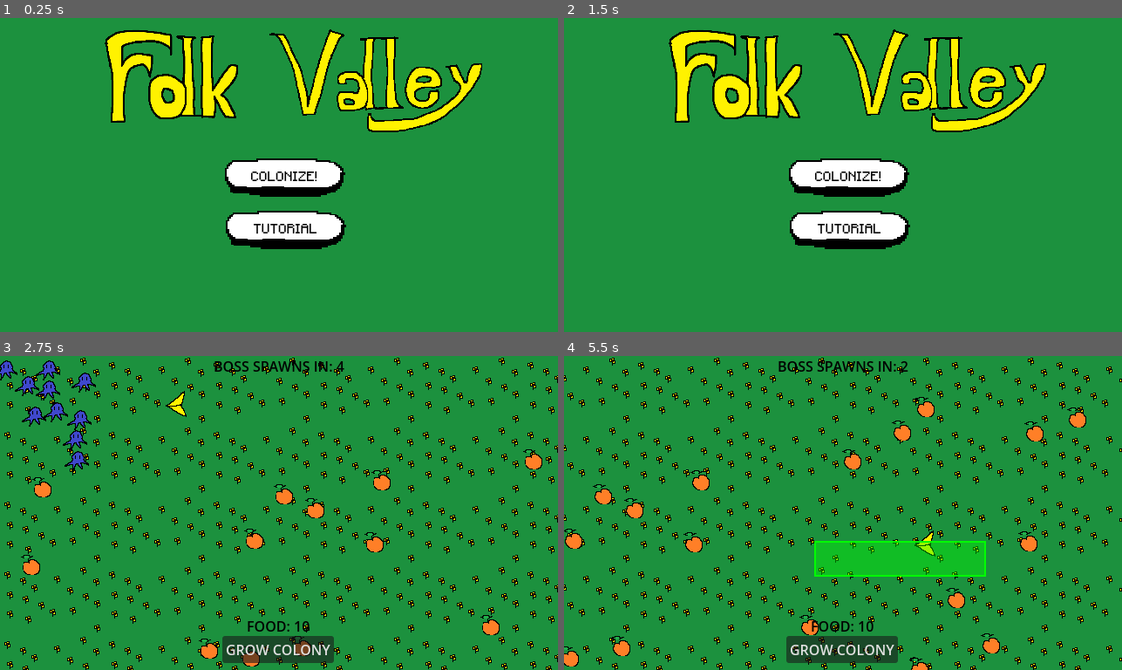
Above: before the commit, frames 1-4 (two rows, left to right).
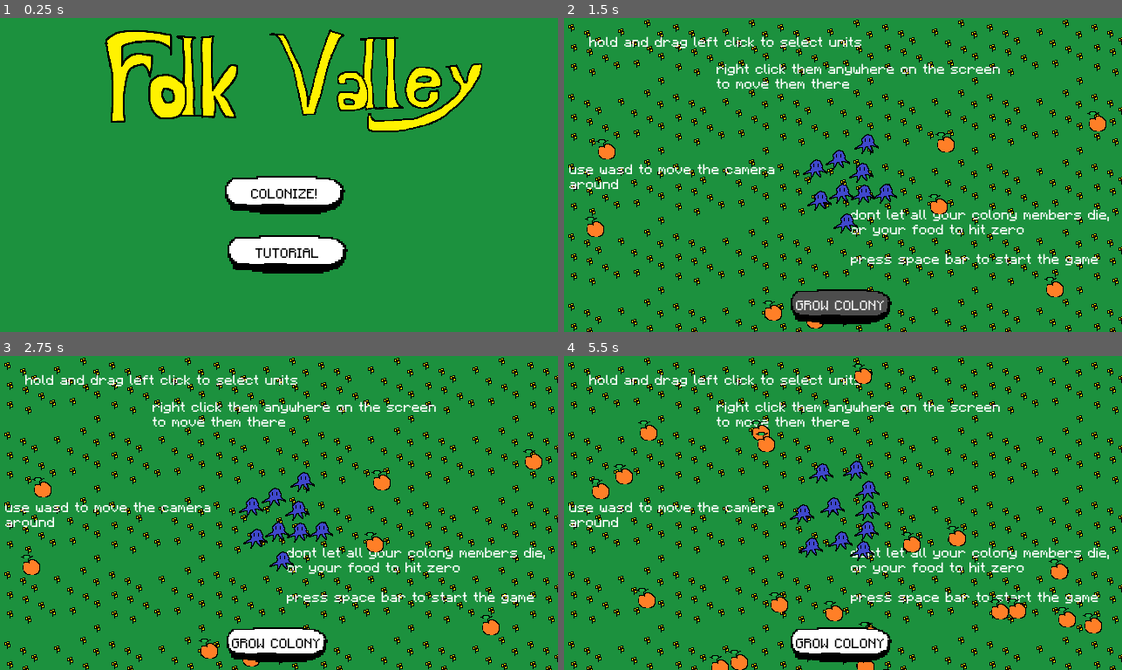
Above: after the commit, the same moments.

Repository: wheatgreaser/folkvalleygame
Game: Godot game, scene res://src/core/MainGame.tscn
The game is run twice, just before and just after one commit, with the same random seed, the same clock (stepped at 60 frames per second) and the same inputs. The project has no main scene, so this scene is started directly.
Inputs (mouse positions are in pixels of both pictures, inside the frame that each line leads up to):
- Up to frame 1 (0.25 s): no input
- Up to frame 2 (1.5 s): click "TUTORIAL" at 0.5 s; click (843, 306) at 1.25 s, where only the run after the commit has a clickable "GROW COLONY"
- Up to frame 3 (2.75 s): click "COLONIZE!" at 2 s
- Up to frame 4 (5.5 s): tap Enter at 2.75, 3.5, 4.25 s; drag from (647, 381) to (642, 459) at 2.77 s; drag from (614, 368) to (742, 406) at 3.52 s; move the mouse to (642, 459) at 4.27 s; hold D (right) 4.28-5 s; hold Space (space, bound only after the commit) 4.28-5 s; click (642, 459) at 4.35 s; drag from (815, 575) to (982, 541) at 5.02 s

The runs differ from the first frame. In frame 1, 6.7% of the frame differs, in the area x 40-63%, y 44-82%; in frame 2, 24%; in frame 3, 8.6%; in frame 4, 25%, in the area x 0-100%, y 0-100%.

Commit message:
feat: tutorial and fixed the spawn bug

Diff:
--- a/project.godot
+++ b/project.godot
@@ -61,6 +61,11 @@
 "events": [Object(InputEventMouseButton,"resource_local_to_scene":false,"resource_name":"","device":-1,"window_id":0,"a …(257 unchanged characters)…
 ]
 }
+space={
+"deadzone": 0.2,
+"events": [Object(InputEventKey,"resource_local_to_scene":false,"resource_name":"","device":-1,"window_id":0,"alt_pressed":false,"shift_pressed":false,"ctrl_pressed":false,"meta_pressed":false,"pressed":false,"keycode":0,"physical_keycode":32,"key_label":0,"unicode":32,"location":0,"echo":false,"script":null)
+]
+}
 
 [physics]
 
--- a/src/core/main_game.gd
+++ b/src/core/main_game.gd
@@ -11,6 +11,7 @@
 const ENEMY_SPAWNER_UID : String = "uid://dc2e6dp30r553"
 const BOSS_SPAWNER_UID : String = "uid://b7aq6usxu1r12"
 const TITLE_SCREEN_UID : String = "uid://qs1wgpqx7shp"
+const TUTORIAL_SCENE_UID : String = "uid://b4j8lxbf2qt8e"
 
 var player_scene : PackedScene = preload(PLAYER_SCENE_UID)
 var camera_scene : PackedScene = preload(CAMERA_UID)
@@ -83,13 +84,20 @@
 func _ready() -> void:
 	_load_level()
 	var colonize_button : Button = get_node("%LevelRoot/TitleScreen/Colonize")
+	var tutorial_button : Button = get_node("%LevelRoot/TitleScreen/Tutorial")
 	colonize_button.button_down.connect(_colonize_button_down)
+	tutorial_button.button_down.connect(_tutorial_button_down)
 
 func _process(_delta: float) -> void:
 	pass
 
 func _load_game_scene() -> void:
 	var level_scene : PackedScene = preload(LEVEL_SCENE_UID)
+	var level : Node2D = level_scene.instantiate()
+	level_root.add_child(level)
+
+func _load_tut_scene() -> void:
+	var level_scene : PackedScene = preload(TUTORIAL_SCENE_UID)
 	var level : Node2D = level_scene.instantiate()
 	level_root.add_child(level)
 
@@ -107,3 +115,10 @@
 
 func _colonize_button_down() -> void:
 	_load_game()
+
+func _tutorial_button_down() -> void:
+	_load_tut_scene()
+	_camera_init()
+	_selector_init()
+	_starting_soldiers()
+	_starting_food()
--- a/src/gameplay/boss/boss_spawner.tscn
+++ b/src/gameplay/boss/boss_spawner.tscn
@@ -1,6 +1,7 @@
 [gd_scene format=3 uid="uid://b7aq6usxu1r12"]
 
 [ext_resource type="Script" uid="uid://ynqp25m7yuo3" path="res://src/gameplay/boss/boss_spawner.gd" id="1_6yajg"]
+[ext_resource type="FontFile" uid="uid://bu7ygqw80sxn2" path="res://assets/fonts/MinecraftRegular-Bmg3.otf" id="2_gsopn"]
 
 [node name="BossSpawner" type="Node2D" unique_id=1976805262]
 script = ExtResource("1_6yajg")
@@ -34,6 +35,7 @@
 grow_vertical = 0
 mouse_filter = 2
 theme_override_colors/default_color = Color(0, 0, 0, 1)
+theme_override_fonts/normal_font = ExtResource("2_gsopn")
 text = "Time Left"
 horizontal_alignment = 1
 
--- a/src/gameplay/camera/camera.gd
+++ b/src/gameplay/camera/camera.gd
@@ -1,10 +1,10 @@
 extends Camera2D
 
 @export var speed: float = 400
-@export var start_pos:= Vector2(320,180)
+@export var start_pos:= Vector2(0,0)
 
 func _ready() -> void:
-	global_position = start_pos
+	pass
 
 func get_input() -> Vector2:
 	var input_direction : Vector2 = Input.get_vector("left", "right", "up", "down")
--- a/src/gameplay/food/food_display.tscn
+++ b/src/gameplay/food/food_display.tscn
@@ -1,6 +1,7 @@
 [gd_scene format=3 uid="uid://gcw7vctcsb3g"]
 
 [ext_resource type="Script" uid="uid://bauqqhml3dgb7" path="res://src/gameplay/food/food_display.gd" id="1_2hpwr"]
+[ext_resource type="FontFile" uid="uid://bu7ygqw80sxn2" path="res://assets/fonts/MinecraftRegular-Bmg3.otf" id="2_vn6ij"]
 
 [node name="FoodDisplay" type="Control" unique_id=1836098880]
 layout_mode = 3
@@ -20,13 +21,14 @@
 anchor_right = 0.5
 anchor_bottom = 1.0
 offset_left = -50.0
-offset_top = -70.0
+offset_top = -80.0
 offset_right = 50.0
-offset_bottom = -30.0
+offset_bottom = -40.0
 grow_horizontal = 2
 grow_vertical = 0
 pivot_offset = Vector2(50, 20)
 theme_override_colors/default_color = Color(0, 0, 0, 1)
+theme_override_fonts/normal_font = ExtResource("2_vn6ij")
 theme_override_font_sizes/normal_font_size = 16
 text = "FOOD: 10"
 horizontal_alignment = 1
--- a/src/gameplay/soldiers/soldierspawner.gd
+++ b/src/gameplay/soldiers/soldierspawner.gd
@@ -8,10 +8,14 @@
 	var soldier_scene : PackedScene = load(SOLDIER_SCENE_UID)
 	for x : int in num_spawn:
 		var soldier : CharacterBody2D = soldier_scene.instantiate()
-		soldier.position = Vector2(0 + rng.randi()%100,0 + rng.randi()%100)
+		soldier.position = Vector2(rng.randi_range(-10, 10), rng.randi_range(-10, 10)) + get_viewport().get_camera_2d().global_position
 		add_child(soldier)
 
 func _on_button_button_down() -> void:
 	if Food.food_count > 5:
 		spawn_soldiers(1)
 		Food.food_count -= 5
+
+func _process(delta: float) -> void:
+	#global_position = get_viewport().get_camera_2d().global_position
+	pass
--- a/src/gameplay/soldiers/soldierspawner.tscn
+++ b/src/gameplay/soldiers/soldierspawner.tscn
@@ -1,6 +1,7 @@
 [gd_scene format=3 uid="uid://c5i6caid80xkq"]
 
 [ext_resource type="Script" uid="uid://bvmy3h1f4swue" path="res://src/gameplay/soldiers/soldierspawner.gd" id="1_ccyr3"]
+[ext_resource type="Theme" uid="uid://cbmml1c8rp2xq" path="res://src/resources/button.tres" id="2_0r7py"]
 
 [node name="Soldierspawner" type="Node2D" unique_id=1090851179]
 script = ExtResource("1_ccyr3")
@@ -24,12 +25,13 @@
 anchor_top = 1.0
 anchor_right = 0.5
 anchor_bottom = 1.0
-offset_left = -65.0
-offset_top = -39.0
-offset_right = 63.0
-offset_bottom = -8.0
+offset_left = -60.0
+offset_top = -49.0
+offset_right = 56.0
+offset_bottom = -9.0
 grow_horizontal = 2
 grow_vertical = 0
+theme = ExtResource("2_0r7py")
 text = "GROW COLONY
 "
 
--- a/src/levels/TitleScreen.tscn
+++ b/src/levels/TitleScreen.tscn
@@ -22,17 +22,17 @@
 [node name="Colonize" type="Button" parent="." unique_id=28728879]
 layout_mode = 0
 offset_left = 258.0
-offset_top = 161.0
+offset_top = 181.0
 offset_right = 396.0
-offset_bottom = 205.0
+offset_bottom = 225.0
 theme = ExtResource("2_tjnh7")
 text = "COLONIZE!"
 
 [node name="Tutorial" type="Button" parent="." unique_id=268714539]
 layout_mode = 0
-offset_left = 259.0
-offset_top = 221.0
-offset_right = 397.0
-offset_bottom = 265.0
+offset_left = 261.0
+offset_top = 249.0
+offset_right = 399.0
+offset_bottom = 293.0
 theme = ExtResource("2_tjnh7")
 text = "TUTORIAL"
--- a/src/levels/death.tscn
+++ b/src/levels/death.tscn
@@ -1,6 +1,13 @@
 [gd_scene format=3 uid="uid://27jb8equgxex"]
 
 [ext_resource type="Script" uid="uid://ds5jcesylovxt" path="res://src/levels/death.gd" id="1_6sgta"]
+[ext_resource type="Texture2D" uid="uid://jl3dewcvf30j" path="res://assets/levelbg/tutorialbg.png" id="2_okuw6"]
+[ext_resource type="Shader" uid="uid://bnixebooiqwnc" path="res://src/shaders/blur_shader.gdshader" id="2_ufjua"]
+[ext_resource type="FontFile" uid="uid://bu7ygqw80sxn2" path="res://assets/fonts/MinecraftRegular-Bmg3.otf" id="3_thcxk"]
+
+[sub_resource type="ShaderMaterial" id="ShaderMaterial_ufjua"]
+shader = ExtResource("2_ufjua")
+shader_parameter/blur_amount = 2.7410001301975
 
 [node name="Death" type="Control" unique_id=806244981]
 layout_mode = 3
@@ -13,6 +20,23 @@
 grow_vertical = 2
 script = ExtResource("1_6sgta")
 
+[node name="TextureRect" type="TextureRect" parent="." unique_id=2118515602]
+layout_mode = 0
+offset_left = -319.0
+offset_top = -178.0
+offset_right = 330.0
+offset_bottom = 189.0
+texture = ExtResource("2_okuw6")
+stretch_mode = 1
+
+[node name="ColorRect" type="ColorRect" parent="." unique_id=66667487]
+material = SubResource("ShaderMaterial_ufjua")
+layout_mode = 0
+offset_left = -334.0
+offset_top = -183.0
+offset_right = 332.0
+offset_bottom = 192.0
+
 [node name="careertotal" type="RichTextLabel" parent="." unique_id=1842830011]
 layout_mode = 1
 anchors_preset = 8
@@ -20,12 +44,14 @@
 anchor_top = 0.5
 anchor_right = 0.5
 anchor_bottom = 0.5
-offset_left = -184.0
-offset_top = 7.0
-offset_right = 185.0
-offset_bottom = 47.0
+offset_left = -182.0
+offset_top = -7.0
+offset_right = 187.0
+offset_bottom = 33.0
 grow_horizontal = 2
 grow_vertical = 2
+theme_override_colors/default_color = Color(0, 0, 0, 1)
+theme_override_fonts/normal_font = ExtResource("3_thcxk")
 text = "career_total "
 horizontal_alignment = 1
 vertical_alignment = 1
@@ -37,12 +63,14 @@
 anchor_top = 0.5
 anchor_right = 0.5
 anchor_bottom = 0.5
-offset_left = -184.5
-offset_top = -20.0
-offset_right = 184.5
-offset_bottom = 20.0
+offset_left = -185.0
+offset_top = -35.0
+offset_right = 184.0
+offset_bottom = 5.0
 grow_horizontal = 2
 grow_vertical = 2
+theme_override_colors/default_color = Color(0, 0, 0, 1)
+theme_override_fonts/normal_font = ExtResource("3_thcxk")
 text = "game over"
 horizontal_alignment = 1
 vertical_alignment = 1
--- a/src/levels/level1.tscn
+++ b/src/levels/level1.tscn
@@ -4,20 +4,18 @@
 [ext_resource type="Texture2D" uid="uid://jl3dewcvf30j" path="res://assets/levelbg/tutorialbg.png" id="1_wyrbo"]
 
 [sub_resource type="RectangleShape2D" id="RectangleShape2D_3o7sa"]
-size = Vector2(661, 20)
+size = Vector2(5350.5, 20)
 
 [node name="Scene" type="Node2D" unique_id=688667358]
 script = ExtResource("1_3o7sa")
 
 [node name="LevelBorderTop" type="StaticBody2D" parent="." unique_id=1799796435]
-visible = false
 
 [node name="CollisionShape2D" type="CollisionShape2D" parent="LevelBorderTop" unique_id=864852935]
-position = Vector2(317, -8)
+position = Vector2(2661.75, -8)
 shape = SubResource("RectangleShape2D_3o7sa")
 
 [node name="LevelBorderLeft" type="StaticBody2D" parent="." unique_id=1459618545]
-visible = false
 position = Vector2(-20, -35)
 rotation = 1.5707964
 
--- /dev/null
+++ b/src/levels/tutorial.gd
@@ -0,0 +1,13 @@
+extends Node2D
+
+
+# Called when the node enters the scene tree for the first time.
+func _ready() -> void:
+	pass # Replace with function body.
+
+func _input(event: InputEvent) -> void:
+	if event.is_action_pressed("space"):
+		get_tree().change_scene_to_file("res://src/core/MainGame.tscn")
+# Called every frame. 'delta' is the elapsed time since the previous frame.
+func _process(delta: float) -> void:
+	pass
--- a/src/levels/tutorial.tscn
+++ b/src/levels/tutorial.tscn
@@ -1,13 +1,19 @@
 [gd_scene format=3 uid="uid://b4j8lxbf2qt8e"]
 
+[ext_resource type="Script" uid="uid://duyykw67smuf6" path="res://src/levels/tutorial.gd" id="1_2v2bx"]
 [ext_resource type="Texture2D" uid="uid://jl3dewcvf30j" path="res://assets/levelbg/tutorialbg.png" id="1_n4f5v"]
+[ext_resource type="FontFile" uid="uid://bu7ygqw80sxn2" path="res://assets/fonts/MinecraftRegular-Bmg3.otf" id="2_0vssw"]
+
+[sub_resource type="RectangleShape2D" id="RectangleShape2D_0vssw"]
+size = Vector2(2777.5, 20)
 
 [node name="Tutorial" type="Node2D" unique_id=779122202]
+script = ExtResource("1_2v2bx")
 
 [node name="TextureRect" type="TextureRect" parent="." unique_id=1850275371]
 texture_filter = 1
-offset_right = 641.0
-offset_bottom = 362.0
+offset_right = 2309.0
+offset_bottom = 1447.0
 texture = ExtResource("1_n4f5v")
 stretch_mode = 1
 
@@ -23,6 +29,7 @@
 offset_top = 20.0
 offset_right = 366.0
 offset_bottom = 90.0
+theme_override_fonts/normal_font = ExtResource("2_0vssw")
 text = "hold and drag left click to select units"
 
 [node name="Label2" type="RichTextLabel" parent="TextLayout" unique_id=1910733697]
@@ -31,14 +38,16 @@
 offset_top = 51.0
 offset_right = 512.0
 offset_bottom = 121.0
+theme_override_fonts/normal_font = ExtResource("2_0vssw")
 text = "right click them anywhere on the screen to move them there"
 
 [node name="Label4" type="RichTextLabel" parent="TextLayout" unique_id=167111540]
 layout_mode = 0
 offset_left = 329.0
 offset_top = 218.0
-offset_right = 666.0
+offset_right = 634.0
 offset_bottom = 319.0
+theme_override_fonts/normal_font = ExtResource("2_0vssw")
 text = "dont let all your colony members die, or your food to hit zero
 
 press space bar to start the game"
@@ -49,4 +58,19 @@
 offset_top = 166.0
 offset_right = 288.0
 offset_bottom = 267.0
+theme_override_fonts/normal_font = ExtResource("2_0vssw")
 text = "use wasd to move the camera around"
+
+[node name="LevelBorderTop" type="StaticBody2D" parent="." unique_id=1693798442]
+
+[node name="CollisionShape2D" type="CollisionShape2D" parent="LevelBorderTop" unique_id=1217062815]
+position = Vector2(1375.25, -8)
+shape = SubResource("RectangleShape2D_0vssw")
+
+[node name="LevelBorderLeft" type="StaticBody2D" parent="." unique_id=584588028]
+position = Vector2(-20, -35)
+rotation = 1.5707964
+
+[node name="CollisionShape2D" type="CollisionShape2D" parent="LevelBorderLeft" unique_id=1548445046]
+position = Vector2(319, -8.000013)
+shape = SubResource("RectangleShape2D_0vssw")
--- /dev/null
+++ b/src/shaders/blur_shader.gdshader
@@ -0,0 +1,14 @@
+shader_type canvas_item;
+
+uniform sampler2D SCREEN_TEXTURE : hint_screen_texture, filter_linear_mipmap;
+uniform float blur_amount : hint_range(0.0, 5.0) = 1.5;
+
+void fragment() {
+	vec3 result = textureLod(SCREEN_TEXTURE, SCREEN_UV, blur_amount).rgb;
+	COLOR.rgb = result;
+}
+
+//void light() {
+//	// Called for every pixel for every light affecting the CanvasItem.
+//	// Uncomment to replace the default light processing function with this one.
+//}
Not shown, added: src/levels/tutorial.gd.uid
Not shown, added: src/shaders/blur_shader.gdshader.uid
